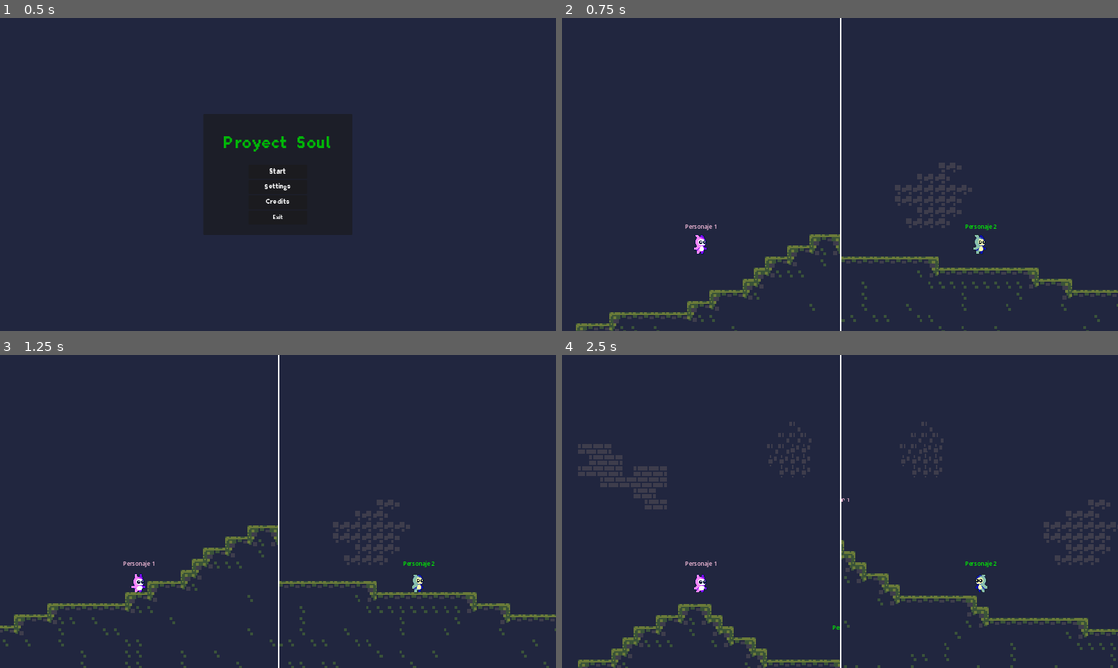
Above: before the commit, frames 1-4 (two rows, left to right).
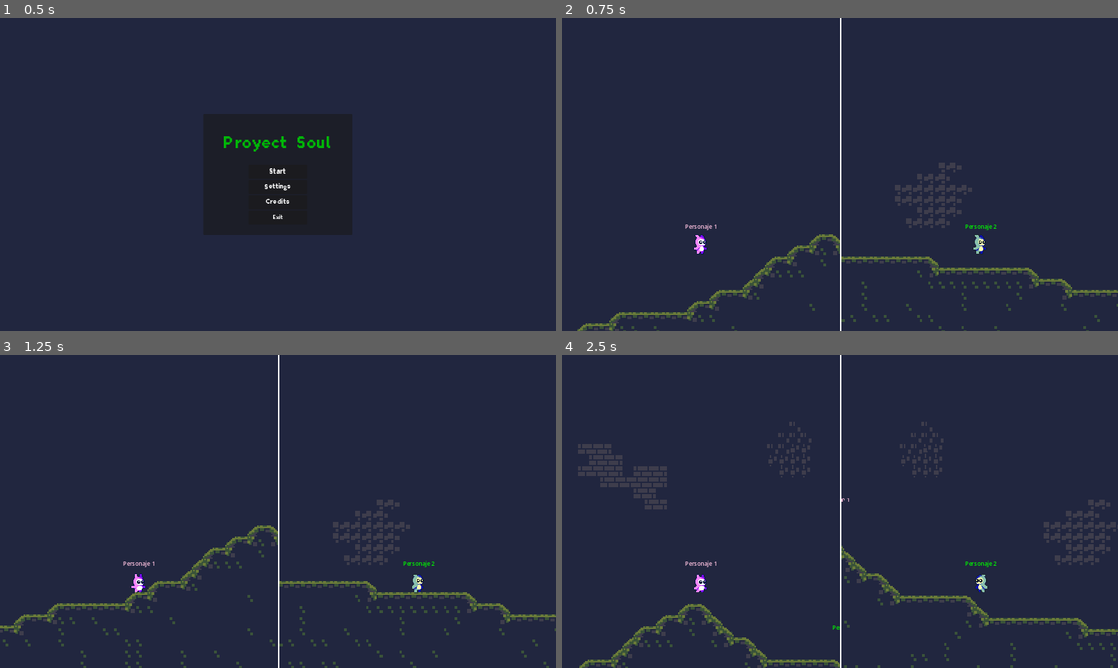
Above: after the commit, the same moments.

Repository: diego5714/ProyectoSoul
Game: Godot game, scene res://UI/MainMenu.tscn
Two runs of this game, one before a commit and one after it. Both use one fixed random seed, a clock stepped at 60 frames per second and the inputs below.
Inputs:
- Up to frame 1 (0.5 s): no input
- Up to frame 2 (0.75 s): click "Start" at 0.5 s
- Up to frame 3 (1.25 s): no input
- Up to frame 4 (2.5 s): hold D (derecha) from 1.28 s (still down); tap Space (saltar) at 1.52, 2.27 s

Frame 1 is identical in both runs. In frame 2, 0.4% of the frame differs, in the area x 2-92%, y 69-100%; in frame 3, 0.4%; in frame 4, 0.6%, in the area x 2-95%, y 59-100%.

Commit message:
Cambiamos tiles esquina por diagonales

Diff:
--- a/Assets/Tileset.tres
+++ b/Assets/Tileset.tres
@@ -1,6 +1,6 @@
 [gd_resource type="TileSet" load_steps=3 format=3 uid="uid://dup63x863m677"]
 
-[ext_resource type="Texture2D" uid="uid://dmgqxji1etbxj" path="res://assets/cavesofgallet_tiles.png" id="1_2g20t"]
+[ext_resource type="Texture2D" uid="uid://dmgqxji1etbxj" path="res://Assets/cavesofgallet_tiles.png" id="1_2g20t"]
 
 [sub_resource type="TileSetAtlasSource" id="TileSetAtlasSource_xya2w"]
 texture = ExtResource("1_2g20t")
--- a/project.godot
+++ b/project.godot
@@ -64,6 +64,7 @@
 [rendering]
 
 textures/canvas_textures/default_texture_filter=0
+renderer/rendering_method="gl_compatibility"
 textures/decals/filter=0
 textures/light_projectors/filter=0
 environment/defaults/default_clear_color=Color(0.129412, 0.14902, 0.247059, 1)
--- a/scenes/Nivel1.tscn
+++ b/scenes/Nivel1.tscn
@@ -1,7 +1,7 @@
 [gd_scene load_steps=4 format=3 uid="uid://1nujm1uwpxkf"]
 
 [ext_resource type="PackedScene" uid="uid://bidfeohiuisop" path="res://scenes/player_a.tscn" id="2_begkg"]
-[ext_resource type="TileSet" uid="uid://dup63x863m677" path="res://assets/Tileset.tres" id="3_arfkl"]
+[ext_resource type="TileSet" uid="uid://dup63x863m677" path="res://Assets/Tileset.tres" id="3_arfkl"]
 [ext_resource type="PackedScene" uid="uid://bykfomyutabas" path="res://scenes/player_b.tscn" id="3_hwprr"]
 
 [node name="Nivel" type="Node2D"]
Not shown, changed: Assets/1 Pink_Monster/Double_Jump_Dust_5.png.import
Not shown, changed: Assets/1 Pink_Monster/Pink_Monster.png.import
Not shown, changed: Assets/1 Pink_Monster/Pink_Monster_Attack1_4.png.import
Not shown, changed: Assets/1 Pink_Monster/Pink_Monster_Attack2_6.png.import
Not shown, changed: Assets/1 Pink_Monster/Pink_Monster_Climb_4.png.import
Not shown, changed: Assets/1 Pink_Monster/Pink_Monster_Death_8.png.import
Not shown, changed: Assets/1 Pink_Monster/Pink_Monster_Hurt_4.png.import
Not shown, changed: Assets/1 Pink_Monster/Pink_Monster_Idle_4.png.import
Not shown, changed: Assets/1 Pink_Monster/Pink_Monster_Jump_8.png.import
Not shown, changed: Assets/1 Pink_Monster/Pink_Monster_Push_6.png.import
Not shown, changed: Assets/1 Pink_Monster/Pink_Monster_Run_6.png.import
Not shown, changed: Assets/1 Pink_Monster/Pink_Monster_Throw_4.png.import
(and 45 more such lines)
